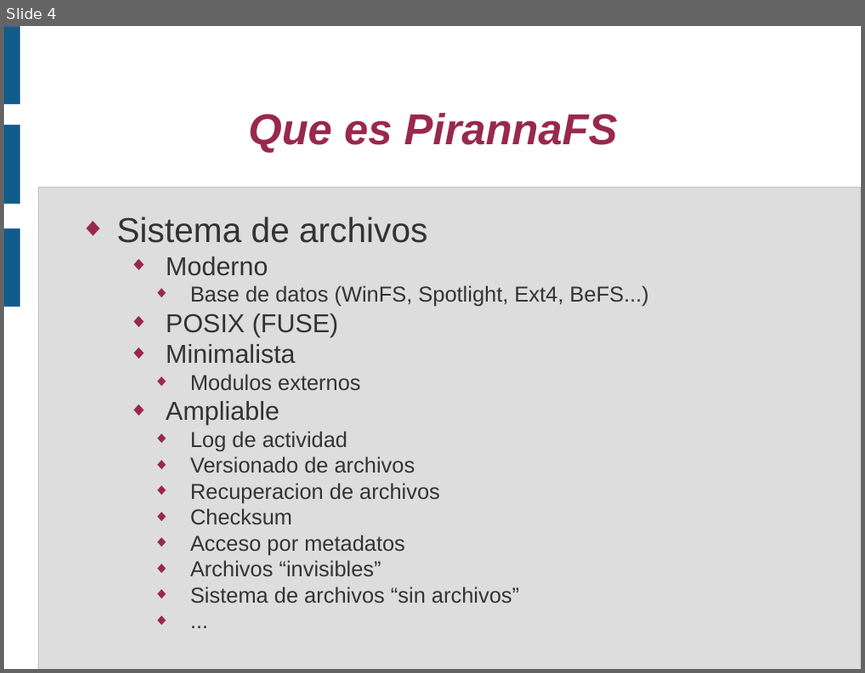
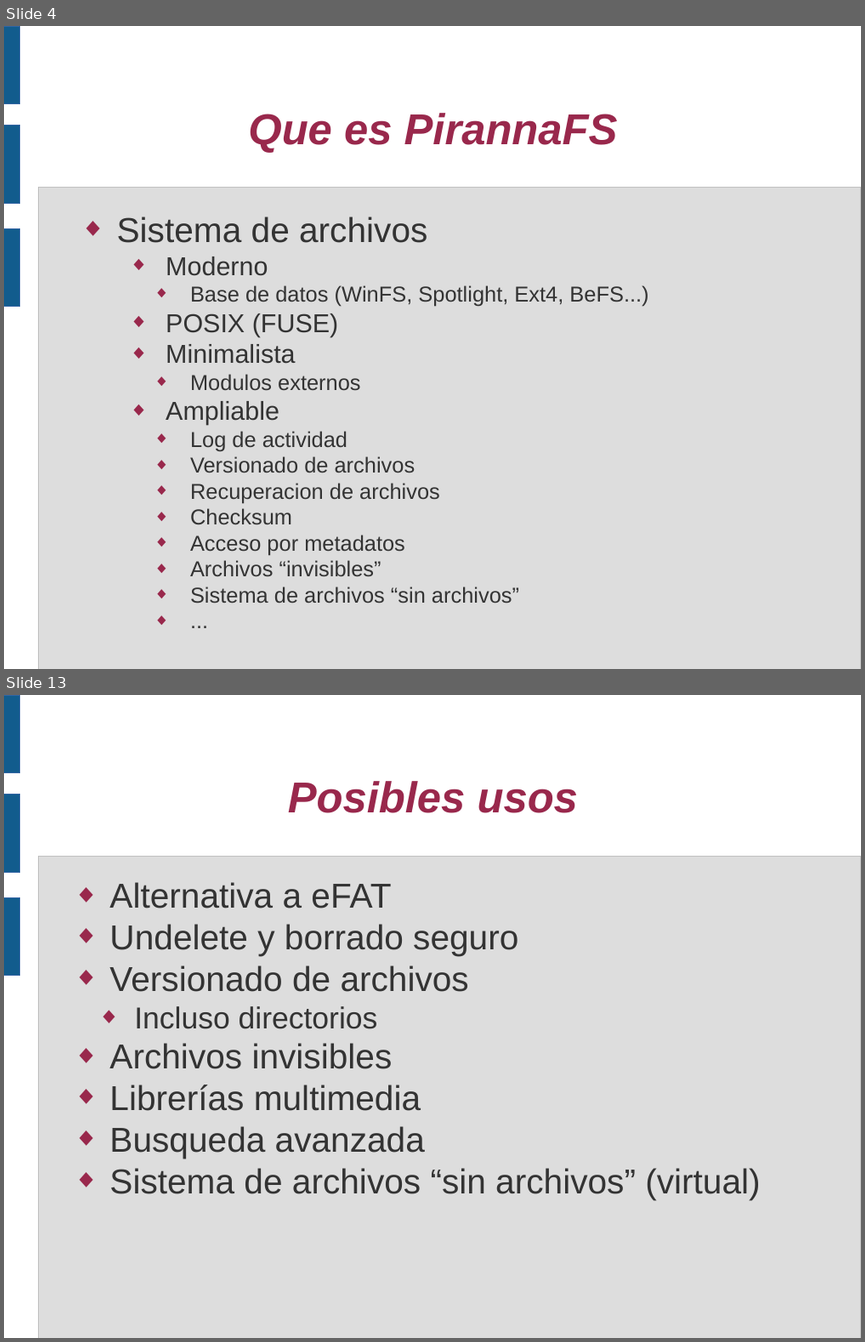
Before and after one commit to piranna/PirannaFS, a slide deck: doc/Presentacion V CUSL/PirannaFS.odp. Shown one above the other, each under a label of ours: slide 4 before the commit, slides 4 and 13 after it; the slides between them are not shown. The pictures are 865x673 and 865x1342 pixels, drawn with LibreOffice and Linux fonts; fonts in the diff are those of the drawing. Boxes give left, top, right and bottom in pixels: in the first picture for what was removed or moved away, otherwise in the second. Text is boxed around its words. In the diff, an @@ line names an element or a change of style, - is before the commit and + after.

```diff
--- a/doc/Presentacion V CUSL/PirannaFS.odp
+++ b/doc/Presentacion V CUSL/PirannaFS.odp
@@ slide 13 added at (x1=4, y1=695, x2=861, y2=1338), background #FFFFFF; not listed: 4 template elements that a slide beside it also shows @@
@@ title added at (x1=288, y1=781, x2=578, y2=813), 40 pt, text #99284C, bold, italic @@
+Posibles usos
@@ text added at (x1=109, y1=882, x2=760, y2=1199), 32 pt, text #333333 @@
+◆ Alternativa a eFAT
+◆ Undelete y borrado seguro
+◆ Versionado de archivos
+  ◆ Incluso directorios
+◆ Archivos invisibles
+◆ Librerías multimedia
+◆ Busqueda avanzada
+◆ Sistema de archivos “sin archivos” (virtual)
```
Also in this commit, not shown: 3 slides changed, 11 other slides added.
